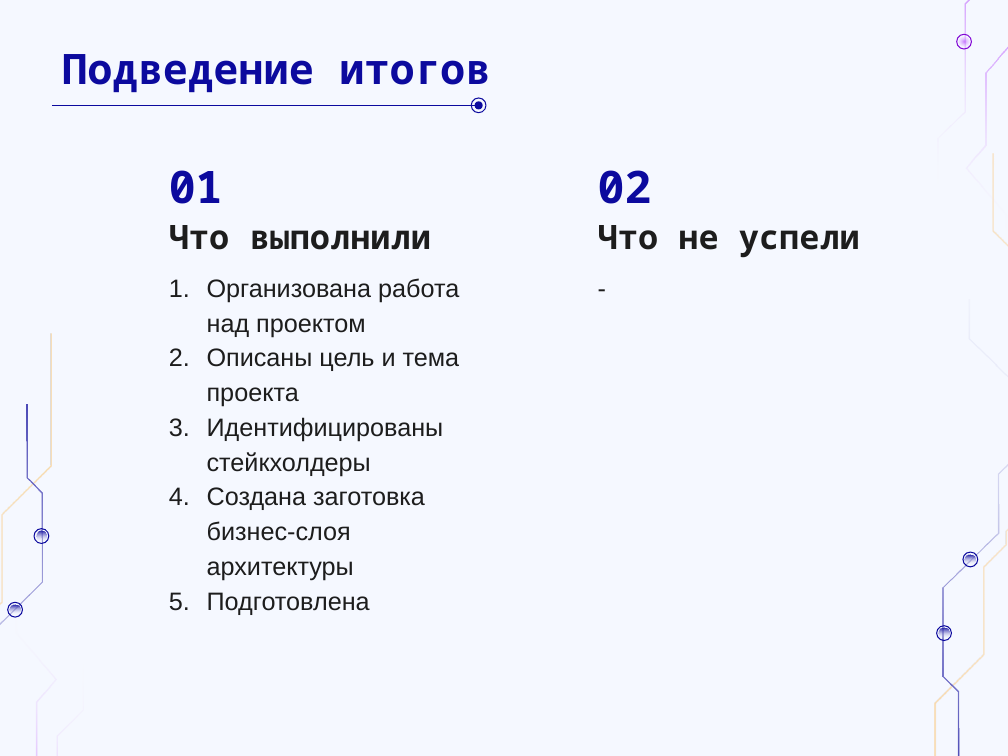
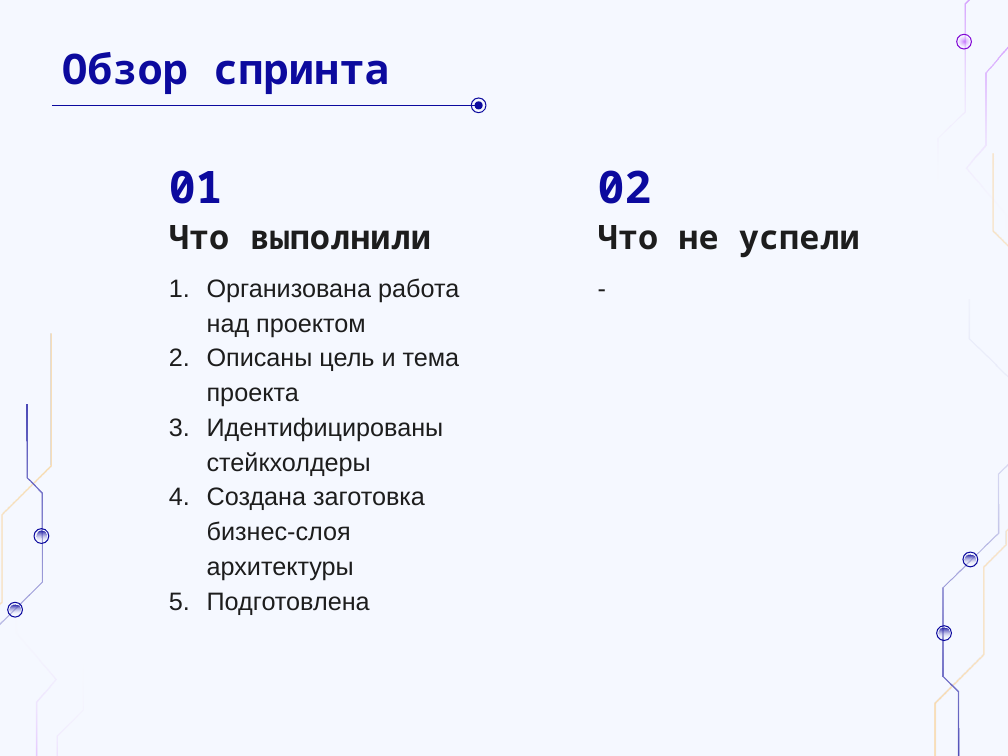
Before and after one commit to DaL1ner/virtual_queue_management_system, a slide deck: slide 8 of reports/presentation/sprint-01.pptx. Drawn at 1008x756 pixels with LibreOffice and Linux fonts; fonts in the diff are those of the drawing; background and template pictures are left out. Boxes give left, top, right and bottom in pixels: in the first picture for what was removed or moved away, otherwise in the second. Text is boxed around its words. In the diff, an @@ line names an element or a change of style, - is before the commit and + after.

Commit message:
Исправления презентации первого спринта

```diff
--- a/reports/presentation/sprint-01.pptx
+++ b/reports/presentation/sprint-01.pptx
@@ title at (x1=62, y1=52, x2=389, y2=94): text changed @@
-Подведение итогов
+Обзор спринта
```
Also in this commit, not shown: 1 other slide changed, 1 slide added, 1 other file.
